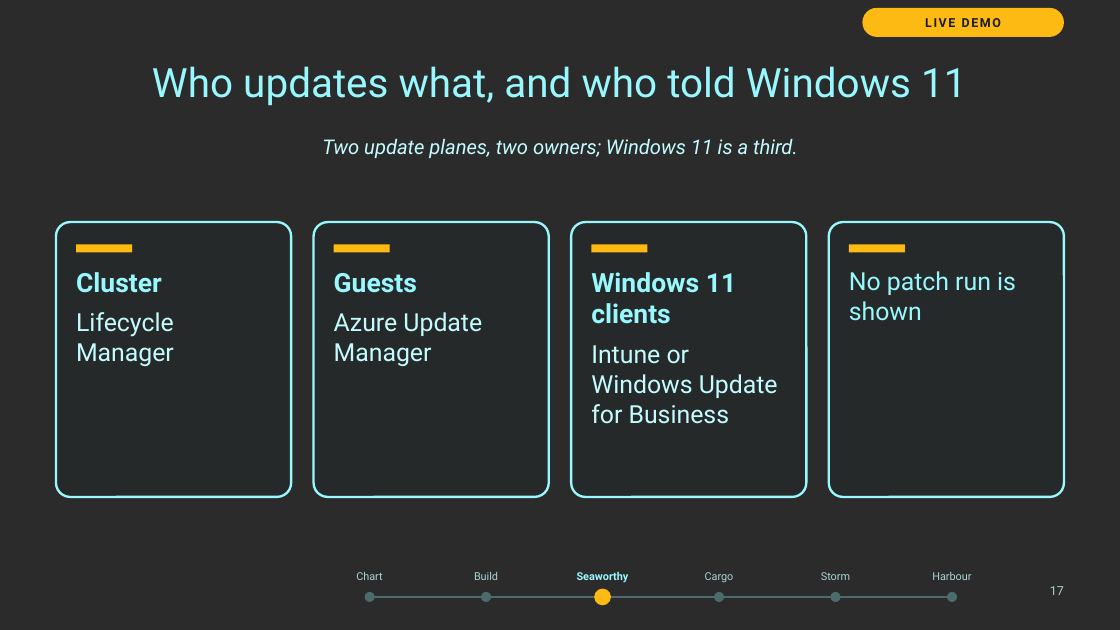
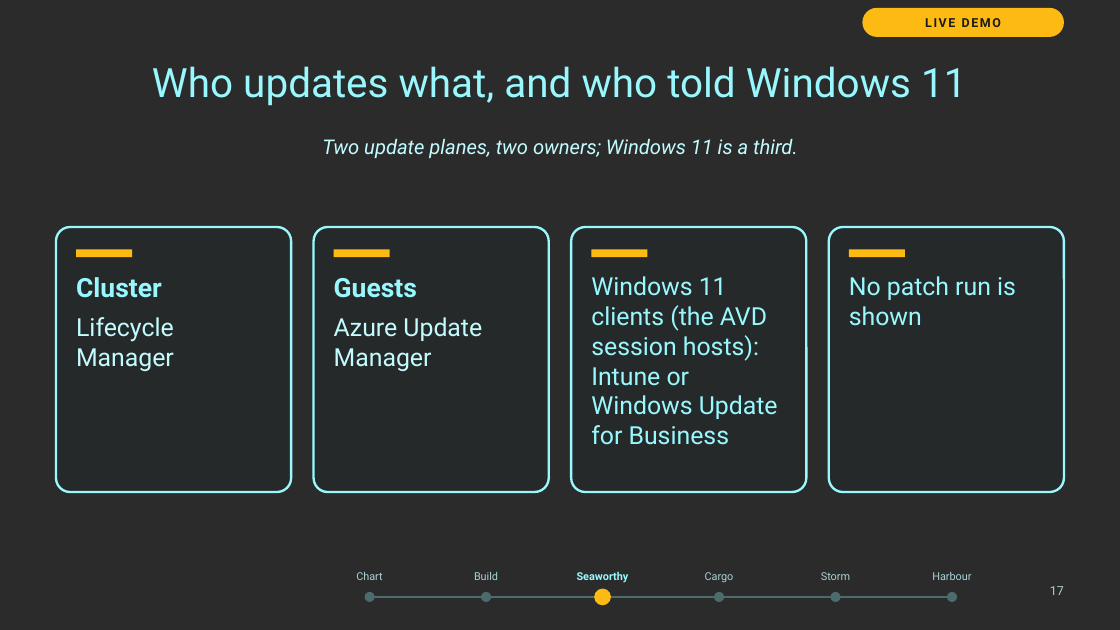
Before and after one commit to thisismydemo/nic2026_azl, a slide deck: slide 17 of presentation/Azure_Local_Discovery_to_Day2_NIC2026.pptx. Drawn at 1120x630 pixels with LibreOffice and Linux fonts; fonts in the diff are those of the drawing; background and template pictures are left out; a plain dark background stands for a picture behind light text. Boxes give left, top, right and bottom in pixels: in the first picture for what was removed or moved away, otherwise in the second. Text is boxed around its words. In the diff, an @@ line names an element or a change of style, - is before the commit and + after.

```diff
--- a/presentation/Azure_Local_Discovery_to_Day2_NIC2026.pptx
+++ b/presentation/Azure_Local_Discovery_to_Day2_NIC2026.pptx
@@ rounded rectangle: place and size @@
-rounded rectangle at [56,222,291,496]
+rounded rectangle at [56,227,291,493]
@@ rounded rectangle: place and size @@
-rounded rectangle at [314,222,549,496]
+rounded rectangle at [314,227,549,493]
@@ rounded rectangle: place and size @@
-rounded rectangle at [571,222,806,496]
+rounded rectangle at [571,227,806,493]
@@ rounded rectangle: place and size @@
-rounded rectangle at [829,222,1064,496]
+rounded rectangle at [829,227,1064,493]
@@ text "Cluster": place and size @@
-text "Cluster" at [76,272,174,366]
+text "Cluster" at [76,277,174,371]
@@ text "Guests": place and size @@
-text "Guests" at [334,273,482,366]
+text "Guests" at [334,278,482,371]
@@ text "No patch run is shown": place and size @@
-text "No patch run is shown" at [849,271,1016,321]
+text "No patch run is shown" at [849,276,1016,326]
@@ 4 rectangles: place and size @@
-4 rectangles at [76,244,905,252]
+4 rectangles at [76,250,905,258]
@@ text at [591,276,778,445]: text changed; text colour #C3FBFE to #98F8FE @@
-Windows 11 clients
-Intune or Windows Update for Business
+Windows 11 clients (the AVD session hosts): Intune or Windows Update for Business
```
Also in this commit, not shown: 18 other slides changed, 4 slides added, 23 other files.
